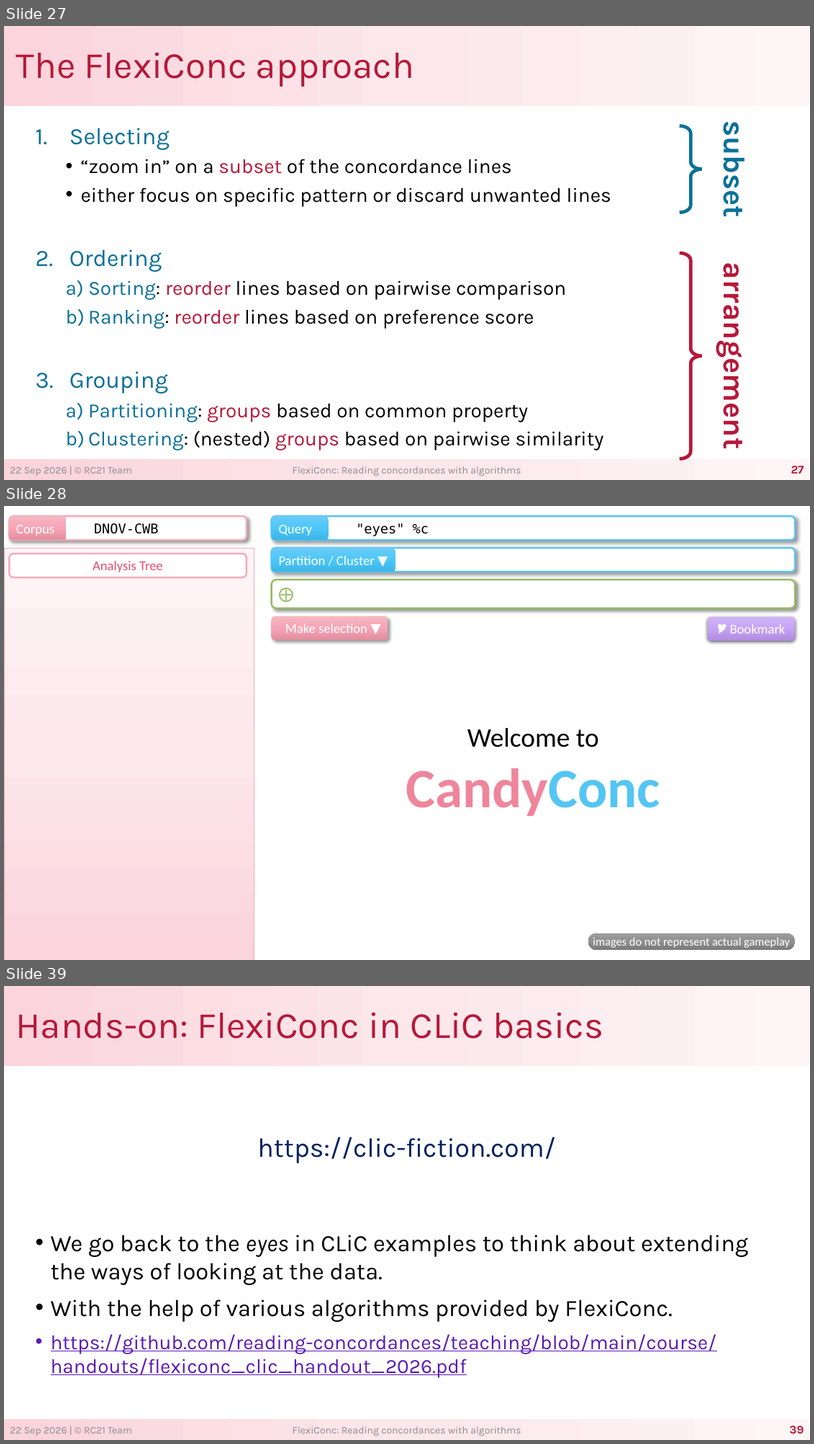
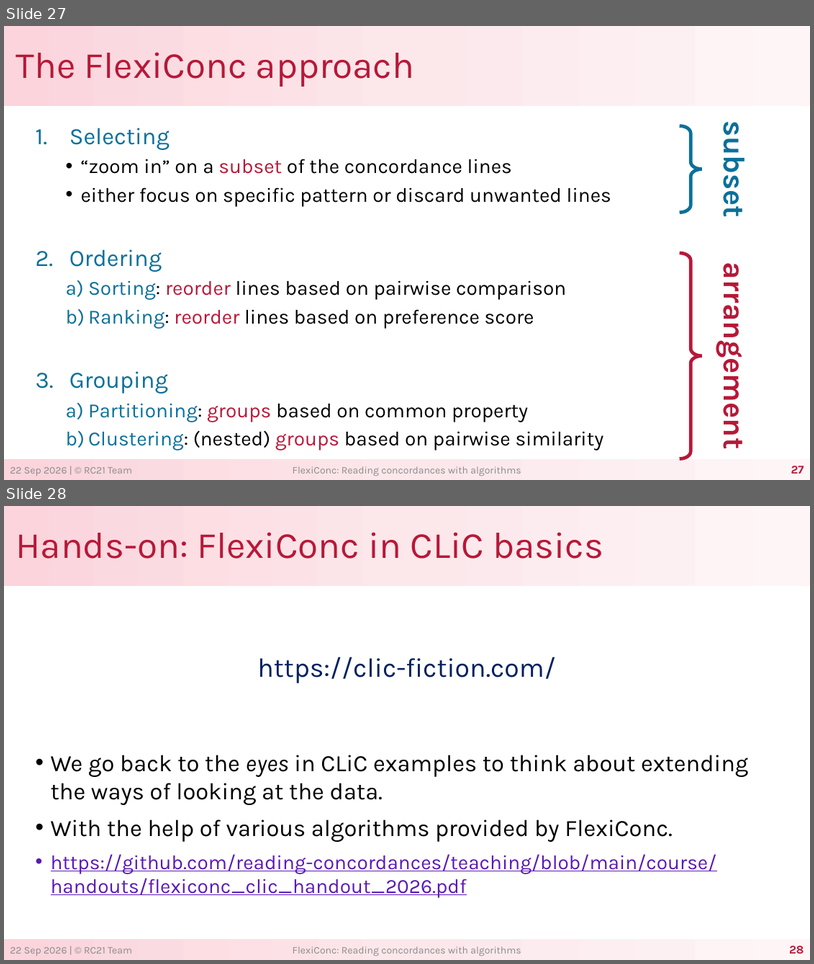
Before and after one commit to reading-concordances/teaching, a slide deck: course/slides/2_working_with_concordance_tools.pptx. Shown one above the other, each under a label of ours: slides 27, 28 and 39 before the commit, slides 27 and 28 after it; the slides between them are not shown. The pictures are 814x1444 and 814x964 pixels, drawn with LibreOffice and Linux fonts; fonts in the diff are those of the drawing. Boxes give left, top, right and bottom in pixels: in the first picture for what was removed or moved away, otherwise in the second. Text is boxed around its words. In the diff, an @@ line names an element or a change of style, - is before the commit and + after.

```diff
--- a/course/slides/2_working_with_concordance_tools.pptx
+++ b/course/slides/2_working_with_concordance_tools.pptx
@@ slide 28 removed at [4, 506, 810, 960], background #FFFFFF @@
@@ rounded rectangle removed at [10, 516, 247, 540] @@
-DNOV-CWB
@@ rounded rectangle removed at [10, 516, 67, 540] @@
-Corpus
@@ rounded rectangle removed at [271, 516, 795, 540] @@
-"eyes" %c
@@ rounded rectangle removed at [271, 516, 328, 540] @@
-Query
@@ rectangle removed at [4, 548, 254, 960] @@
@@ rounded rectangle removed at [271, 548, 795, 572] @@
@@ rounded rectangle removed at [271, 548, 396, 572] @@
-Partition / Cluster ▼
@@ rounded rectangle removed at [10, 554, 247, 577] @@
-Analysis Tree
@@ rounded rectangle removed at [271, 580, 795, 608] @@
@@ rounded rectangle removed at [271, 582, 297, 605] @@
-⨁
@@ rounded rectangle removed at [271, 616, 388, 640] @@
-Make selection ▼
@@ rounded rectangle removed at [708, 617, 796, 641] @@
-🎔 Bookmark
@@ text removed at [406, 728, 661, 816] @@
-Welcome to
-CandyConc
@@ rounded rectangle removed at [589, 932, 795, 950] @@
-images do not represent actual gameplay
@@ what was slide 39 is now slide 28 @@
@@ page number at [790, 945, 804, 953]: text changed @@
-39
+28
```
Also in this commit, not shown: 10 other slides removed, 3 other files.
